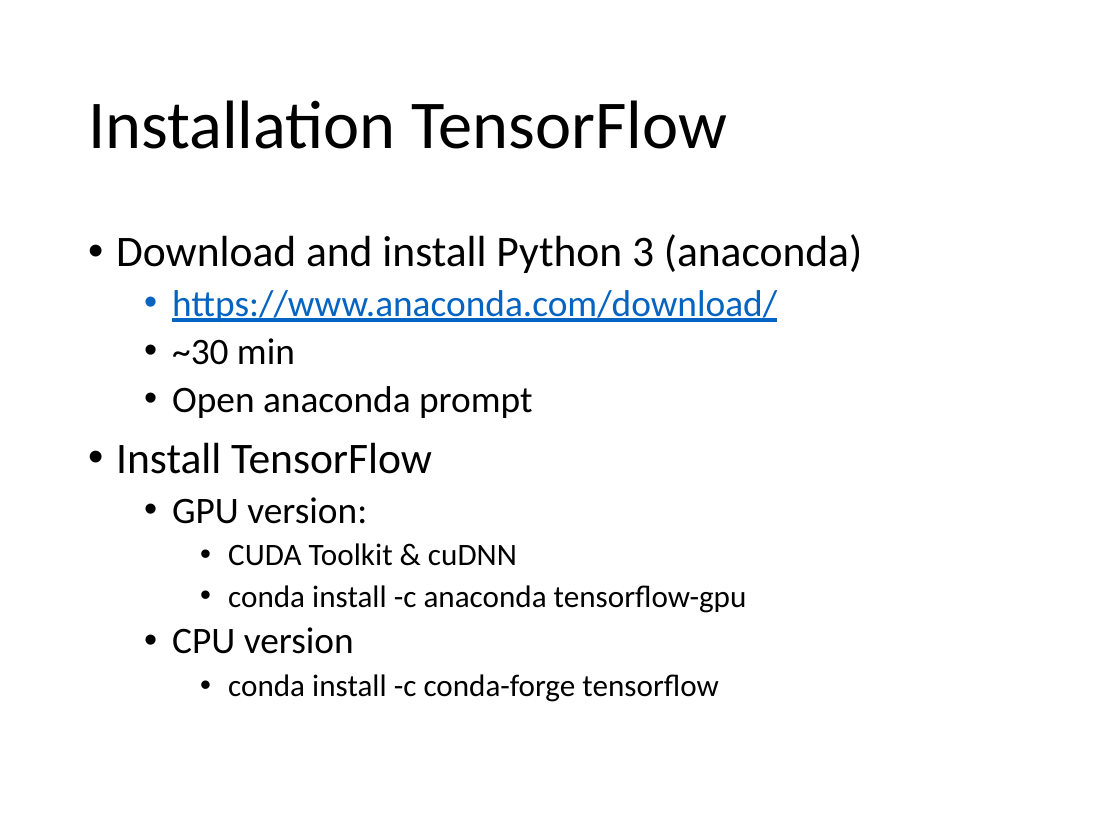
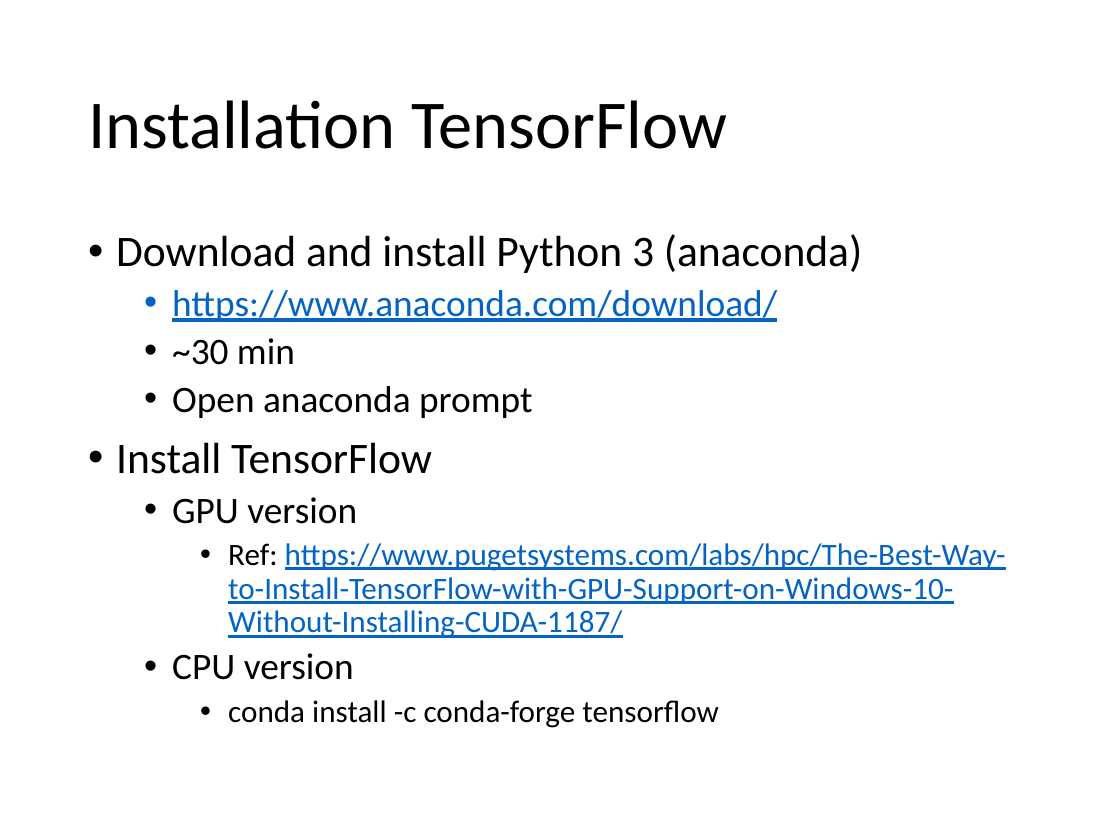
Before and after one commit to YichaoOU/self_driving_car, a slide deck: slide 5 of Tutorial/TensorFlow-Obj-API.pptx. Drawn at 1120x840 pixels with LibreOffice and Linux fonts; fonts in the diff are those of the drawing. Boxes give left, top, right and bottom in pixels: in the first picture for what was removed or moved away, otherwise in the second. Text is boxed around its words. In the diff, an @@ line names an element or a change of style, - is before the commit and + after.

Commit message:
update lecture 1

```diff
--- a/Tutorial/TensorFlow-Obj-API.pptx
+++ b/Tutorial/TensorFlow-Obj-API.pptx
@@ text at (172,497,1006,638): text changed; text colour #000000 to #0563C1 @@
-  • GPU version:
-    • CUDA Toolkit & cuDNN
-    • conda install -c anaconda tensorflow-gpu
+  • GPU version
+    • Ref: https://www.pugetsystems.com/labs/hpc/The-Best-Way-to-Install-TensorFlow-with-GPU-Support-on-Windows-10-Without-Installing-CUDA-1187/
```
